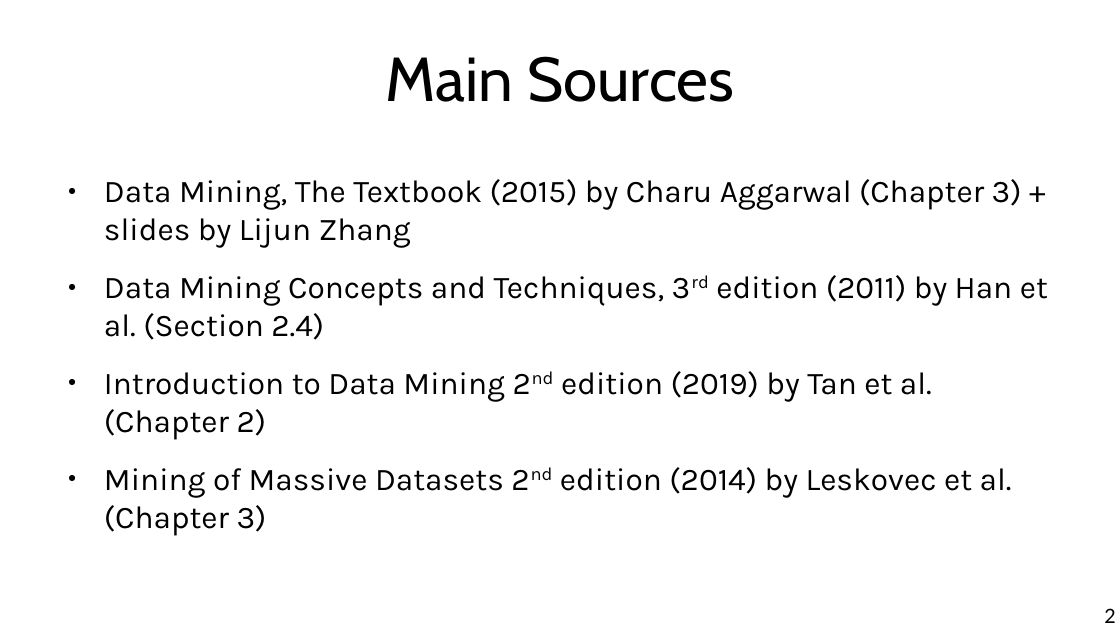
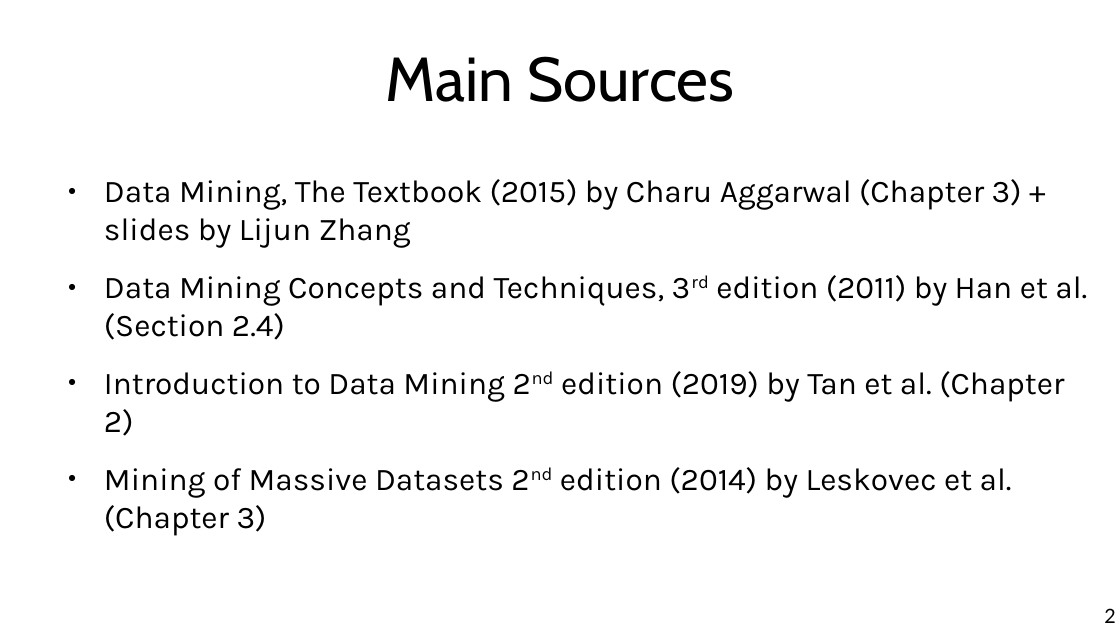
Before and after one commit to chatox/data-mining-course, a slide deck: slide 2 of theory/odp/tt07_sim_beyond_numerical.odp. Drawn at 1120x630 pixels with LibreOffice and Linux fonts; fonts in the diff are those of the drawing. Boxes give left, top, right and bottom in pixels: in the first picture for what was removed or moved away, otherwise in the second. Text is boxed around its words. In the diff, an @@ line names an element or a change of style, - is before the commit and + after.

```diff
--- a/theory/odp/tt07_sim_beyond_numerical.odp
+++ b/theory/odp/tt07_sim_beyond_numerical.odp
@@ text "Data Mining, The Textbook (2015) ..." rewrapped from box(104, 179, 1048, 536) to box(104, 179, 1087, 536) @@
```
Also in this commit, not shown: 15 other slides changed, 2 slides added, 1 other file.
